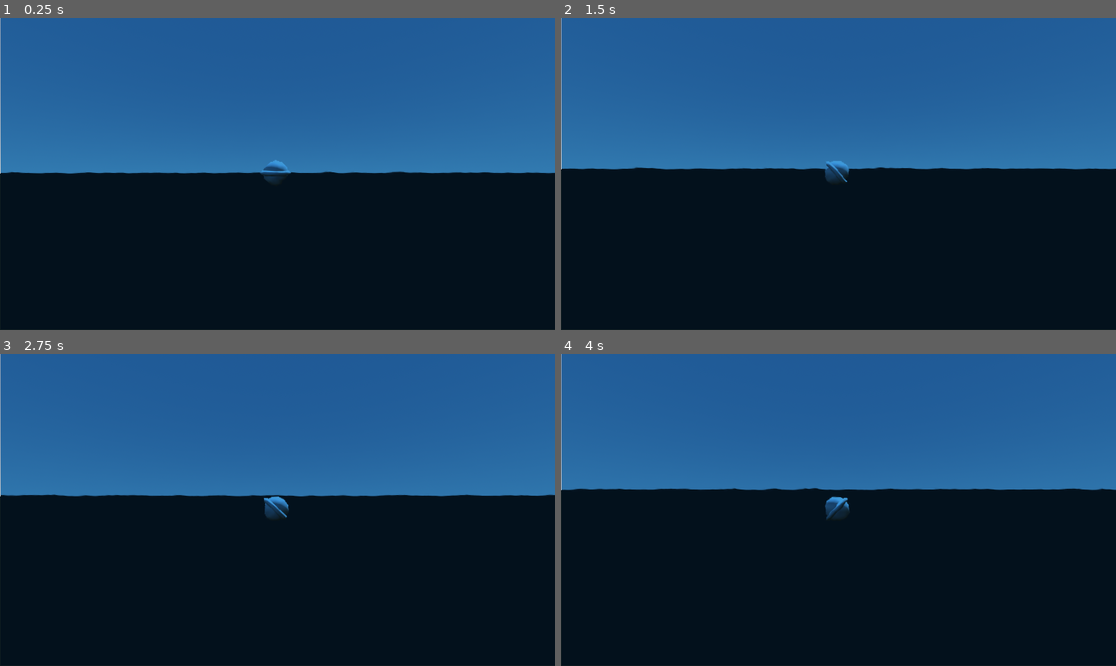
Above: before the commit, frames 1-4 (two rows, left to right).
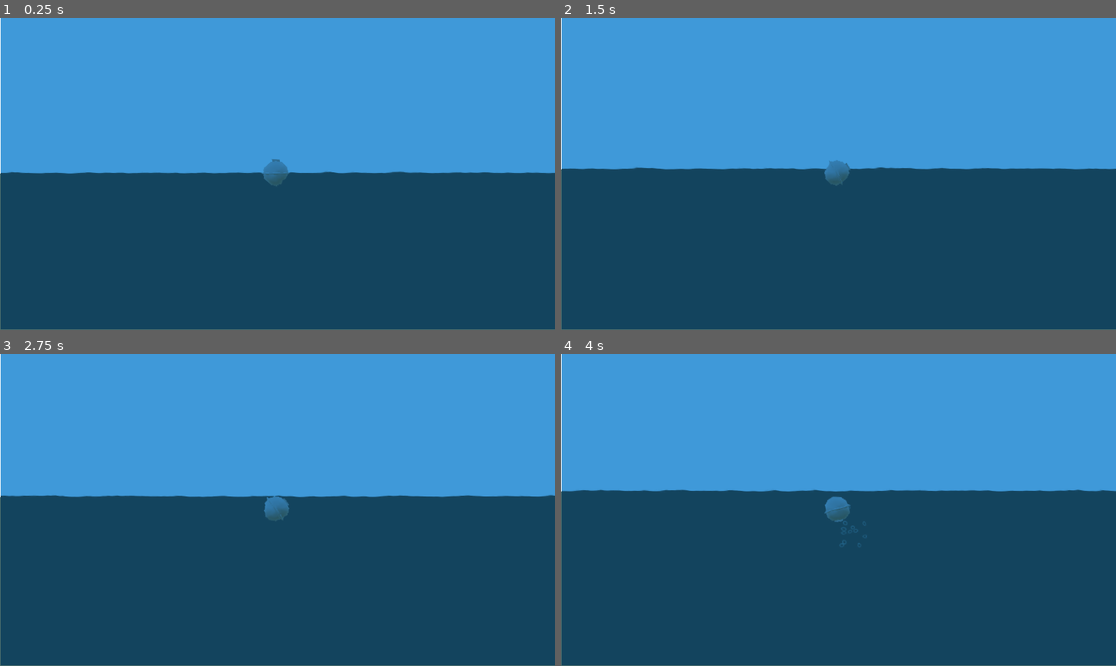
Above: after the commit, the same moments.

Repository: weronikaolejniczak/rated-t-for-trash
Game: Godot game, scene res://Scenes/Game/game_scene.tscn
Two runs of this game, one before a commit and one after it. Both use one fixed random seed, a clock stepped at 60 frames per second and the inputs below. The engine's default icon, where the game draws it, is replaced by a stand-in: a white triangle on a blue panel in a dark square.
Inputs:
- Up to frame 1 (0.25 s): no input
- Up to frame 2 (1.5 s): tap Enter at 0.5 s; hold D (rotate_right) 0.53-1.28 s; hold Space (boost) 0.53-1.28 s; hold A (rotate_left) from 1.28 s (still down); tap Space (boost) at 1.35 s
- Up to frame 3 (2.75 s): tap Space (boost) at 2 s; release A (rotate_left) at 2.03 s; hold D (rotate_right) from 2.03 s (still down); hold Space (boost) from 2.03 s (still down)
- Up to frame 4 (4 s): release Space (boost) at 2.78 s; tap Space (boost) at 2.85 s; tap Enter at 3.5 s; release D (rotate_right) at 3.53 s; hold A (rotate_left) from 3.53 s (still down); hold Space (boost) from 3.53 s (still down)

The runs differ from the first frame. In frame 1, 100% of the frame differs, in the area x 0-100%, y 0-100%; in frame 2, 100%; in frame 3, 100%; in frame 4, 100%.

Commit message:
flashlight, forward+ and bubble particles

Diff:
--- /dev/null
+++ b/Assets/Materials/metal.tres
@@ -0,0 +1,8 @@
+[gd_resource type="StandardMaterial3D" format=3 uid="uid://cppqy6kb5kyol"]
+
+[resource]
+albedo_color = Color(0.497474, 0.497474, 0.497474, 1)
+metallic = 1.0
+roughness = 0.7
+emission = Color(0.720467, 0.720468, 0.720467, 1)
+emission_energy_multiplier = 0.01
--- a/Scenes/Game/game_scene.tscn
+++ b/Scenes/Game/game_scene.tscn
@@ -1,10 +1,24 @@
-[gd_scene load_steps=10 format=3 uid="uid://b53pfq04i66yx"]
+[gd_scene load_steps=11 format=3 uid="uid://b53pfq04i66yx"]
 
 [ext_resource type="PackedScene" uid="uid://bi47kxe10605f" path="res://Scenes/Player/player.tscn" id="1_2p8i2"]
 [ext_resource type="PackedScene" uid="uid://bfpbl3k6wqqeq" path="res://Scenes/Camera/camera.tscn" id="2_7r8ec"]
 [ext_resource type="PackedScene" uid="uid://cuv7hwr6hsmuy" path="res://Scenes/Water/water_scene.tscn" id="3_04h35"]
 [ext_resource type="PackedScene" uid="uid://c5bdt61nijh0t" path="res://Scenes/Material/material.tscn" id="4_83mwp"]
 [ext_resource type="PackedScene" uid="uid://gv78faxp2l67" path="res://Scenes/Spawner/spawner.tscn" id="4_kr7le"]
+
+[sub_resource type="GDScript" id="GDScript_83mwp"]
+script/source = "extends Node3D
+
+
+# Called when the node enters the scene tree for the first time.
+func _ready() -> void:
+	pass # Replace with function body.
+
+
+# Called every frame. 'delta' is the elapsed time since the previous frame.
+func _process(delta: float) -> void:
+	pass
+"
 
 [sub_resource type="ProceduralSkyMaterial" id="ProceduralSkyMaterial_2p8i2"]
 sky_horizon_color = Color(0.662243, 0.671743, 0.686743, 1)
@@ -15,28 +29,45 @@
 
 [sub_resource type="Environment" id="Environment_04h35"]
 background_mode = 2
+background_color = Color(0.0807833, 0.0807833, 0.0807833, 1)
+background_energy_multiplier = 3.0
 sky = SubResource("Sky_l6yvh")
 tonemap_mode = 2
+volumetric_fog_enabled = true
+volumetric_fog_density = 0.0
 
 [sub_resource type="StandardMaterial3D" id="StandardMaterial3D_l6yvh"]
 albedo_color = Color(0.0894857, 0.19623, 0.206882, 1)
 
-[node name="GameScene" type="Node3D"]
+[node name="Game" type="Node3D"]
+script = SubResource("GDScript_83mwp")
 
 [node name="WorldEnvironment" type="WorldEnvironment" parent="."]
 environment = SubResource("Environment_04h35")
 
 [node name="DirectionalLight3D" type="DirectionalLight3D" parent="."]
 transform = Transform3D(-0.866025, -0.433013, 0.25, 0, 0.5, 0.866025, -0.5, 0.75, -0.433013, 0, 0, 0)
-shadow_enabled = true
+visible = false
 
 [node name="Background" type="CSGBox3D" parent="."]
 transform = Transform3D(1, 0, 0, 0, 1, 0, 0, 0, 1, 0, -1000, -20)
 material_override = SubResource("StandardMaterial3D_l6yvh")
+use_collision = true
+size = Vector3(100, 2000, 1)
+
+[node name="Right wall" type="CSGBox3D" parent="."]
+transform = Transform3D(-2.18557e-08, 0, -1, 0, 1, 0, 0.5, 0, -4.37114e-08, 49.5, -1000, 5.5)
+material_override = SubResource("StandardMaterial3D_l6yvh")
+use_collision = true
+size = Vector3(100, 2000, 1)
+
+[node name="Left wall" type="CSGBox3D" parent="."]
+transform = Transform3D(-2.18557e-08, 0, -1, 0, 1, 0, 0.5, 0, -4.37114e-08, -49.5, -1000, 5.5)
+material_override = SubResource("StandardMaterial3D_l6yvh")
+use_collision = true
 size = Vector3(100, 2000, 1)
 
 [node name="Player" parent="." instance=ExtResource("1_2p8i2")]
-thrust = 100.0
 
 [node name="Camera" parent="." node_paths=PackedStringArray("target") instance=ExtResource("2_7r8ec")]
 target = NodePath("../Player")
--- a/Scenes/Player/player.gd
+++ b/Scenes/Player/player.gd
@@ -2,18 +2,23 @@
 class_name Player
 
 ## How much thrust force to apply when moving
-@export var thrust: float = 30.0
+@export var thrust: float = 100.0
 
 ## How much torque force to apply when rotating
-@export var torque_thrust: float = 20.0
+@export var torque_thrust: float = 25.0
 
 ## What is the max speed to clamp velocity
-@export var max_speed: float = 15.0
+@export var max_speed: float = 200.0
+
+@onready var bubble_particles: GPUParticles3D = $BubbleParticles
 
 # Called every frame. 'delta' is the elapsed time since the previous frame.
 func _process(delta: float) -> void:
 	if (Input.is_action_pressed("boost")):
+		bubble_particles.emitting = true
 		apply_central_force(-basis.y * delta * thrust)
+	else:
+		bubble_particles.emitting = false
 
 	if (Input.is_action_pressed("rotate_left")):
 		apply_torque(Vector3(0.0, 0.0, torque_thrust * delta))
--- a/Scenes/Player/player.tscn
+++ b/Scenes/Player/player.tscn
@@ -1,8 +1,44 @@
-[gd_scene load_steps=3 format=3 uid="uid://bi47kxe10605f"]
+[gd_scene load_steps=10 format=3 uid="uid://bi47kxe10605f"]
 
 [ext_resource type="Script" uid="uid://dg7xmptw6jtvr" path="res://Scenes/Player/player.gd" id="1_01idm"]
+[ext_resource type="Material" uid="uid://cppqy6kb5kyol" path="res://Assets/Materials/metal.tres" id="2_a3d8c"]
+[ext_resource type="Texture2D" uid="uid://dw7ynnxfrq245" path="res://Assets/Textures/Particles/KenneyTransparent/circle_01.png" id="3_xpcdj"]
 
 [sub_resource type="SphereShape3D" id="SphereShape3D_v6n2j"]
+
+[sub_resource type="StandardMaterial3D" id="StandardMaterial3D_a3d8c"]
+transparency = 1
+blend_mode = 1
+vertex_color_use_as_albedo = true
+albedo_texture = ExtResource("3_xpcdj")
+billboard_mode = 3
+billboard_keep_scale = true
+particles_anim_h_frames = 1
+particles_anim_v_frames = 1
+particles_anim_loop = false
+
+[sub_resource type="Curve" id="Curve_xpcdj"]
+_limits = [0.0, 0.2, 0.0, 1.0]
+_data = [Vector2(0, 0.2), 0.0, 0.0, 0, 0, Vector2(1, 0.0481752), 0.0, 0.0, 0, 0]
+point_count = 2
+
+[sub_resource type="CurveTexture" id="CurveTexture_mtuoh"]
+curve = SubResource("Curve_xpcdj")
+
+[sub_resource type="ParticleProcessMaterial" id="ParticleProcessMaterial_xpcdj"]
+lifetime_randomness = 0.25
+particle_flag_disable_z = true
+emission_shape = 1
+emission_sphere_radius = 1.4
+spread = 70.0
+gravity = Vector3(0, 8, 0)
+scale_curve = SubResource("CurveTexture_mtuoh")
+turbulence_enabled = true
+turbulence_noise_strength = 5.0
+turbulence_noise_scale = 4.0
+turbulence_noise_speed_random = 0.25
+
+[sub_resource type="QuadMesh" id="QuadMesh_mtuoh"]
 
 [node name="Player" type="RigidBody3D"]
 axis_lock_linear_z = true
@@ -20,7 +56,35 @@
 [node name="Visuals" type="Node3D" parent="."]
 
 [node name="SphereMesh" type="CSGSphere3D" parent="Visuals"]
+material = ExtResource("2_a3d8c")
 
 [node name="TorusMesh" type="CSGTorus3D" parent="Visuals"]
-transform = Transform3D(0.482691, 0, 0, 0, 0.292347, 0, 0, 0, 0.482691, 0, -0.0088675, 0)
-outer_radius = 1.26448
+transform = Transform3D(0.482691, 0, 0, 0, 0.146174, 0, 0, 0, 0.482691, 0, -0.0088675, 0)
+material_override = ExtResource("2_a3d8c")
+outer_radius = 1.2
+
+[node name="BoxMesh" type="CSGBox3D" parent="Visuals"]
+transform = Transform3D(0.3, 0, 0, 0, 0.120245, 0, 0, 0, 0.3, 0, 0.456308, 0)
+material_override = ExtResource("2_a3d8c")
+
+[node name="Flashlight" type="Node3D" parent="."]
+
+[node name="SpotLight3D" type="SpotLight3D" parent="Flashlight"]
+transform = Transform3D(1, 0, 0, 0, -4.37114e-08, 1, 0, -1, -4.37114e-08, 0, -0.5, 0)
+light_energy = 6.95
+light_indirect_energy = 2.81
+light_volumetric_fog_energy = 1.68
+light_size = 0.081
+light_specular = 0.0
+spot_angle = 38.1414
+
+[node name="BubbleParticles" type="GPUParticles3D" parent="."]
+transform = Transform3D(0.39, 0, 0, 0, 0.75, 0, 0, 0, 0.4, 0, 1.18924, 0)
+material_override = SubResource("StandardMaterial3D_a3d8c")
+emitting = false
+amount = 50
+lifetime = 2.0
+randomness = 1.0
+trail_lifetime = 0.5
+process_material = SubResource("ParticleProcessMaterial_xpcdj")
+draw_pass_1 = SubResource("QuadMesh_mtuoh")
--- a/project.godot
+++ b/project.godot
@@ -43,5 +43,4 @@
 
 [rendering]
 
-renderer/rendering_method="gl_compatibility"
 renderer/rendering_method.mobile="gl_compatibility"
Not shown, added: Assets/Textures/Particles/KenneyTransparent/License.txt
Binary file added: Assets/Textures/Particles/KenneyTransparent/Rotated/flame_05_rotated.png
Not shown, added: Assets/Textures/Particles/KenneyTransparent/Rotated/flame_05_rotated.png.import
Binary file added: Assets/Textures/Particles/KenneyTransparent/Rotated/flame_06_rotated.png
Not shown, added: Assets/Textures/Particles/KenneyTransparent/Rotated/flame_06_rotated.png.import
Binary file added: Assets/Textures/Particles/KenneyTransparent/Rotated/muzzle_01_rotated.png
Not shown, added: Assets/Textures/Particles/KenneyTransparent/Rotated/muzzle_01_rotated.png.import
Binary file added: Assets/Textures/Particles/KenneyTransparent/Rotated/muzzle_02_rotated.png
Not shown, added: Assets/Textures/Particles/KenneyTransparent/Rotated/muzzle_02_rotated.png.import
Binary file added: Assets/Textures/Particles/KenneyTransparent/Rotated/muzzle_03_rotated.png
Not shown, added: Assets/Textures/Particles/KenneyTransparent/Rotated/muzzle_03_rotated.png.import
Binary file added: Assets/Textures/Particles/KenneyTransparent/Rotated/muzzle_04_rotated.png
(and 181 more such lines)
